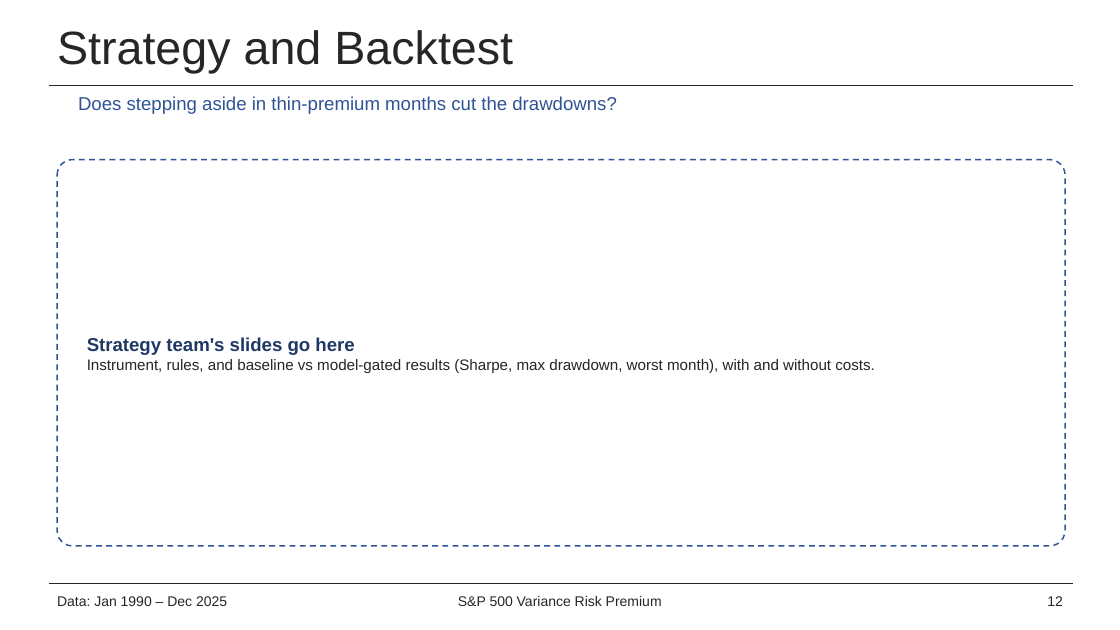
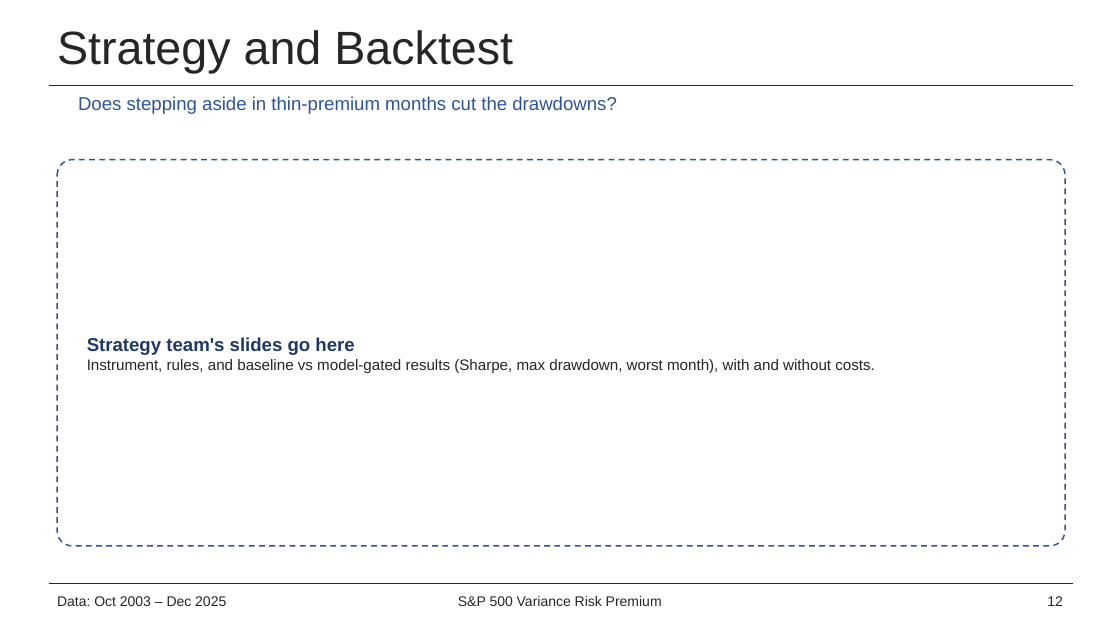
Before and after one commit to alston-yam/project_VIX, a slide deck: slide 12 of deck/VIX_pitch.pptx. Drawn at 1120x630 pixels with LibreOffice and Linux fonts; fonts in the diff are those of the drawing; background and template pictures are left out. Boxes give left, top, right and bottom in pixels: in the first picture for what was removed or moved away, otherwise in the second. Text is boxed around its words. In the diff, an @@ line names an element or a change of style, - is before the commit and + after.

```diff
--- a/deck/VIX_pitch.pptx
+++ b/deck/VIX_pitch.pptx
@@ text at (57, 596, 226, 606): text changed @@
-Data: Jan 1990 – Dec 2025
+Data: Oct 2003 – Dec 2025
```
Also in this commit, not shown: 15 other slides changed, 1 slide added, 53 other files.
